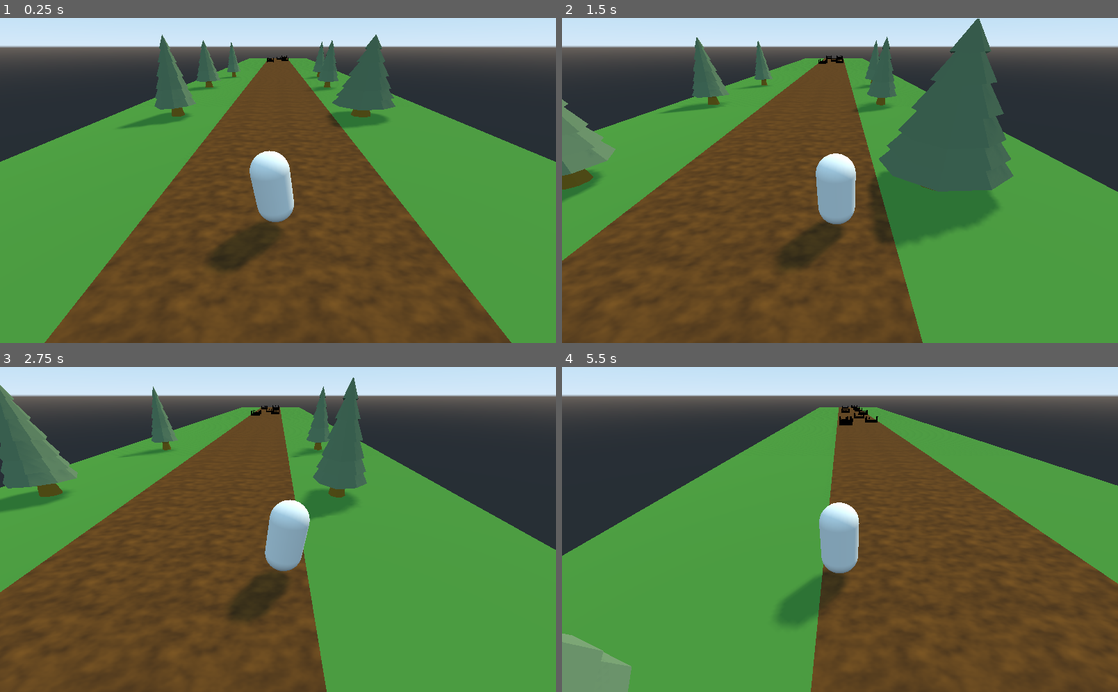
Above: before the commit, frames 1-4 (two rows, left to right).
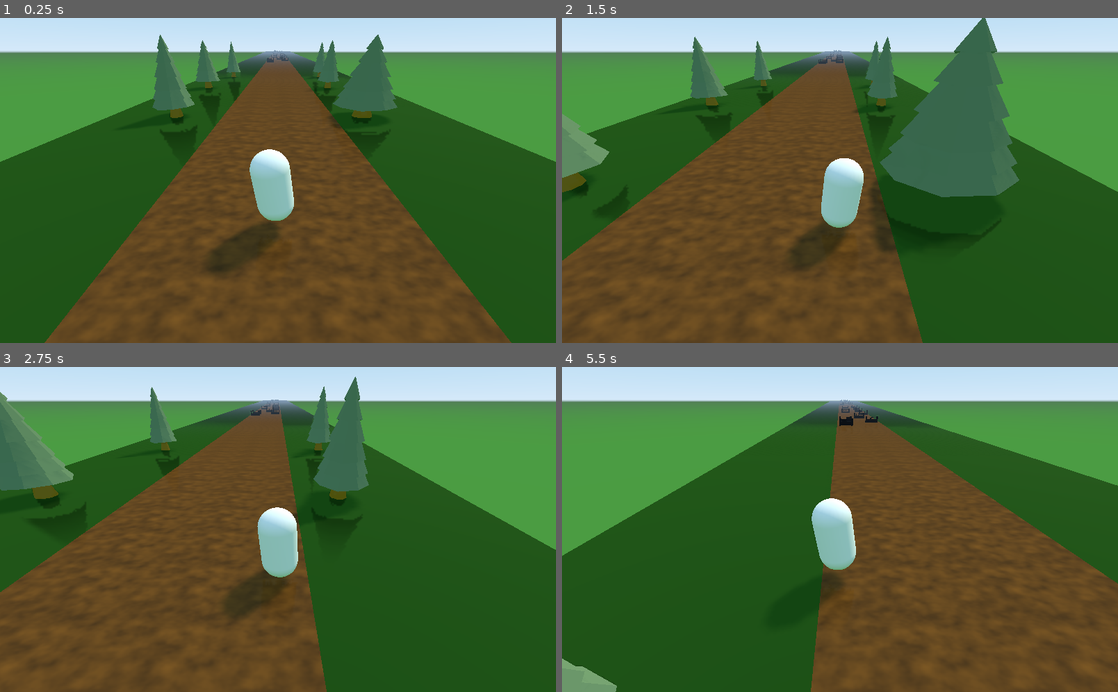
Above: after the commit, the same moments.

Repository: TaaviKodari/2022SyksyKe1830_GodotRunner
Game: Godot game, scene res://Main.tscn
Two runs of this game, one before a commit and one after it. Both use one fixed random seed, a clock stepped at 60 frames per second and the inputs below.
Inputs:
- Up to frame 1 (0.25 s): no input
- Up to frame 2 (1.5 s): hold D (move_right) 0.53-1.28 s; tap Space (jump) at 0.77 s; hold A (move_left) from 1.28 s (still down)
- Up to frame 3 (2.75 s): tap Space (jump) at 1.52 s; release A (move_left) at 2.03 s; hold D (move_right) from 2.03 s (still down)
- Up to frame 4 (5.5 s): tap Space (jump) at 3.02, 3.77, 4.52 s; release D (move_right) at 3.53 s; hold A (move_left) from 3.53 s (still down)

The runs differ from the first frame. In frame 1, 52% of the frame differs, in the area x 0-100%, y 5-100%; in frame 2, 49%; in frame 3, 55%; in frame 4, 59%, in the area x 0-100%, y 8-100%.

Commit message:
post process tehty

Diff:
--- a/Main.gd
+++ b/Main.gd
@@ -34,11 +34,13 @@
 				road.translation.z += RoadBase.LENGTH
 				if road.translation.z > RoadBase.LENGTH:
 					road.queue_free()
-
+		var new_road := make_random_road()
+		new_road.translation.z = initial_road_count * -RoadBase.LENGTH
+		add_child(new_road)
 	camera_pivot.translation = player.translation
 	camera_pivot.translation.y = 0
 
-func make_random_road():
+func make_random_road() -> RoadBase:
 	var road_scene = road_scenes[randi() % road_scenes.size()]
 	var road = road_scene.instance()
 	return road
--- a/Main.tscn
+++ b/Main.tscn
@@ -5,6 +5,7 @@
 [ext_resource path="res://Main.gd" type="Script" id=3]
 
 [node name="Main" type="Spatial"]
+transform = Transform( 1, 0, 0, 0, 0.999848, -0.0174524, 0, 0.0174524, 0.999848, 0, 0, 0 )
 script = ExtResource( 3 )
 
 [node name="RoadStart" parent="." instance=ExtResource( 2 )]
@@ -23,3 +24,4 @@
 
 [node name="Camera" type="Camera" parent="CameraPivot"]
 transform = Transform( 1, 0, 0, 0, 0.866025, 0.5, 0, -0.5, 0.866025, 0, 5, 5 )
+far = 250.0
--- a/Player.gd
+++ b/Player.gd
@@ -25,9 +25,10 @@
 #	pass
 
 func _physics_process(delta):
-	body_hinge.translation.y = step_height * (1 + sin(2.0 * PI * step_freq * time))
-	body_hinge.rotation_degrees.z = step_tilt * sin(PI * step_freq *time)
-	time += delta
+	if is_on_floor():
+		body_hinge.translation.y = step_height * (1 + sin(2.0 * PI * step_freq * time))
+		body_hinge.rotation_degrees.z = step_tilt * sin(PI * step_freq *time)
+		time += delta
 
 	var sideways : float = 0.0
 
--- a/RoadBase.tscn
+++ b/RoadBase.tscn
@@ -4,6 +4,7 @@
 
 [sub_resource type="SpatialMaterial" id=1]
 albedo_color = Color( 0.278431, 0.54902, 0.203922, 1 )
+metallic = 1.0
 
 [sub_resource type="CubeMesh" id=2]
 material = SubResource( 1 )
--- a/default_env.tres
+++ b/default_env.tres
@@ -1,7 +1,18 @@
 [gd_resource type="Environment" load_steps=2 format=2]
 
 [sub_resource type="ProceduralSky" id=1]
+ground_bottom_color = Color( 0.298039, 0.615686, 0.262745, 1 )
+ground_horizon_color = Color( 0.32549, 0.490196, 0.345098, 1 )
 
 [resource]
 background_mode = 2
 background_sky = SubResource( 1 )
+fog_enabled = true
+fog_sun_amount = 1.0
+fog_depth_begin = 25.0
+fog_depth_end = 250.0
+fog_transmit_enabled = true
+fog_height_min = 270.9
+fog_height_max = -173.9
+ss_reflections_enabled = true
+glow_bloom = 0.11
